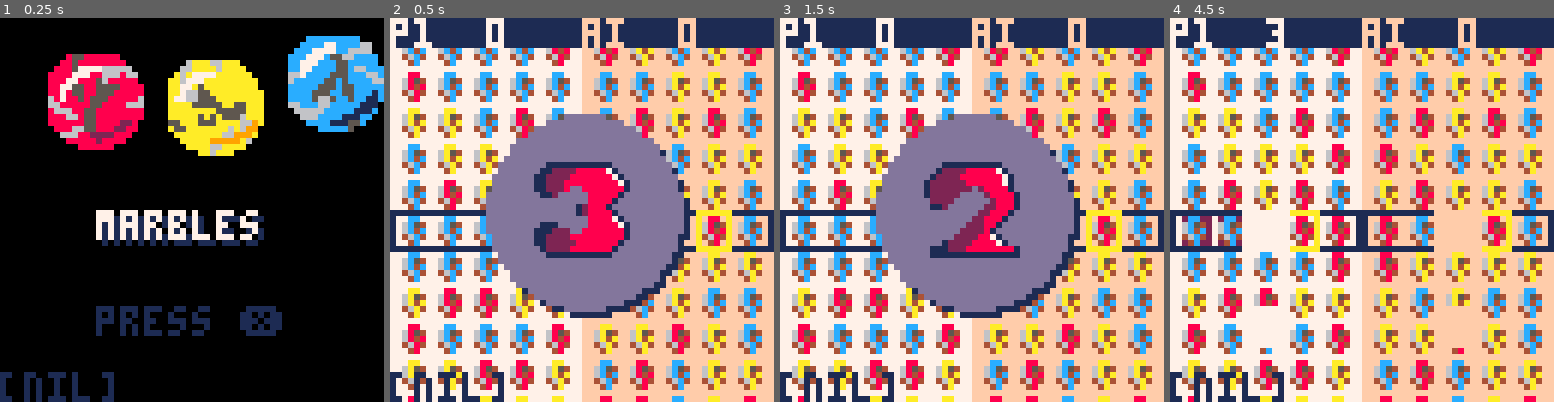
Above: before the commit, frames 1-4 (left to right).
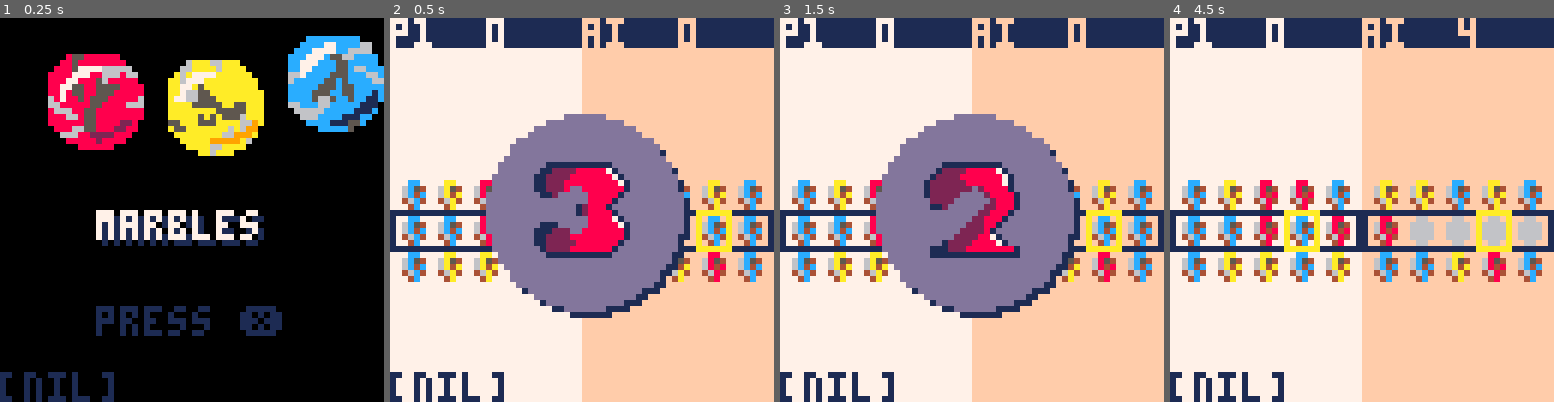
Above: after the commit, the same moments.

Repository: eguneys/pico8-jam
Game: PICO-8 cartridge marbles2.p8
The game is run twice, just before and just after one commit, with the same random seed, the same clock (stepped at 60 frames per second) and the same inputs.
Inputs:
- Up to frame 1 (0.25 s): no input
- Up to frame 2 (0.5 s): tap X (X key) at 0.33 s
- Up to frame 3 (1.5 s): tap X (X key) at 1.07 s
- Up to frame 4 (4.5 s): hold Right 1.6-2.1 s; tap X (X key) at 1.85, 2.97, 4.08 s; hold Up 2.15-2.42 s; hold Right 2.47-3.03 s; hold Left 3.08-3.58 s; hold Down 3.63-3.97 s; hold Right from 4.02 s (still down)

Frame 1 is identical in both runs. In frame 2, 24% of the frame differs, in the area x 3-97%, y 7-100%; in frame 3, 24%; in frame 4, 30%, in the area x 3-97%, y 0-100%.

Commit message:
lose animation

Diff:
--- a/marbles2.p8
+++ b/marbles2.p8
@@ -119,8 +119,8 @@
    side_player.score=0
    side_ai.score = 0
 
-   side_player.game = init_game_data(5)
-   side_ai.game = init_game_data(5)
+   side_player.game = init_game_data(1)
+   side_ai.game = init_game_data(1)
 
    scene_intro_data = {
       t = 0
@@ -391,10 +391,6 @@
       shift_animy = game.shift_delay/10
    end
 
-   if stack.lose_delay > 0 then
-      rectfill(mx + 1, my + 1, mx + 5, my + 5, 2)
-   end
-
    if stack.fall_delay > 0 then
       fally = (1.0-stack.fall_delay/10) * 6
       fall_animy = stack.fall_delay/10
@@ -407,7 +403,11 @@
 
    my += movey
 
-   if stack.fall_delay == 0 then
+   if stack.lose_delay > 0 then
+
+      draw_losing_marble(stack.center, mx + 1, my + 1, stack.lose_delay/10)
+
+   elseif stack.fall_delay == 0 then
 
       if shift_animy != 0 then
          stack.center.s = (stack.center.s + 0.07) % 1
@@ -479,6 +479,10 @@
 
       draw_marble(stack.rm, mx + 1, my + 1, 0)
    end
+end
+
+function draw_losing_marble(marble, x, y, delay)
+   sspr(8 * 5 + flr((1.0-delay) * 4) * 4, 5 * marble.c, 4, 5, x, y)
 end
 
 function draw_marble(marble, x, y, animy)
@@ -939,21 +943,21 @@
 end
 
 __gfx__
-00000000088006660880000000000000000000000000000000000000000000000000000000000000000000000000000000000000000000000000000000000000
-00000000685446888586000000000000000000000000000000000000000000000000000000000000000000000000000000000000000000000000000000000000
-00700700684888884486000000000000000000000000000000000000000000000000000000000000000000000000000000000000000000000000000000000000
-00077000468484548888000000000000000000000000000000000000000000000000000000000000000000000000000000000000000000000000000000000000
-00077000048064400880000000000000000000000000000000000000000000000000000000000000000000000000000000000000000000000000000000000000
-007007000aa006660aa0000000000000000000000000000000000000000000000000000000000000000000000000000000000000000000000000000000000000
-000000006a5446aaa5a6000000000000000000000000000000000000000000000000000000000000000000000000000000000000000000000000000000000000
-000000006a4aaaaa44a6000000000000000000000000000000000000000000000000000000000000000000000000000000000000000000000000000000000000
-0000000046a4a454aaaa000000000000000000000000000000000000000000000000000000000000000000000000000000000000000000000000000000000000
-0000000004a064400aa0000000000000000000000000000000000000000000000000000000000000000000000000000000000000000000000000000000000000
-000000000cc006660cc0000000000000000000000000000000000000000000000000000000000000000000000000000000000000000000000000000000000000
-000000006c5446ccc5c6000000000000000000000000000000000000000000000000000000000000000000000000000000000000000000000000000000000000
-000000006c4ccccc44c6000000000000000000000000000000000000000000000000000000000000000000000000000000000000000000000000000000000000
-0000000046c4c454cccc000000000000000000000000000000000000000000000000000000000000000000000000000000000000000000000000000000000000
-0000000004c064400cc0000000000000000000000000000000000000000000000000000000000000000000000000000000000000000000000000000000000000
+00000000088006660880000000000000000000000660088008800000000000000000000000000000000000000000000000000000000000000000000000000000
+00000000685446888586000000000000000000006666685485000000000000000000000000000000000000000000000000000000000000000000000000000000
+00700700684888884486000000000000000000006666600800000880000000000000000000000000000000000000000000000000000000000000000000000000
+00077000468484548888000000000000000000006666468460080000000000000000000000000000000000000000000000000000000000000000000000000000
+0007700004806440088000000000000000000000066004a0004a0040000000000000000000000000000000000000000000000000000000000000000000000000
+007007000aa006660aa00000000000000000000006600aa00aa00000000000000000000000000000000000000000000000000000000000000000000000000000
+000000006a5446aaa5a60000000000000000000066666a54a5000000000000000000000000000000000000000000000000000000000000000000000000000000
+000000006a4aaaaa44a6000000000000000000006666600a00000aa0000000000000000000000000000000000000000000000000000000000000000000000000
+0000000046a4a454aaaa00000000000000000000666646a4600a0000000000000000000000000000000000000000000000000000000000000000000000000000
+0000000004a064400aa000000000000000000000066004a0004a0040000000000000000000000000000000000000000000000000000000000000000000000000
+000000000cc006660cc00000000000000000000006600cc00cc00000000000000000000000000000000000000000000000000000000000000000000000000000
+000000006c5446ccc5c60000000000000000000066666c54c5000000000000000000000000000000000000000000000000000000000000000000000000000000
+000000006c4ccccc44c6000000000000000000006666600c00000cc0000000000000000000000000000000000000000000000000000000000000000000000000
+0000000046c4c454cccc00000000000000000000666646c4600c0000000000000000000000000000000000000000000000000000000000000000000000000000
+0000000004c064400cc000000000000000000000066004c0004c0040000000000000000000000000000000000000000000000000000000000000000000000000
 00000000000000000000000000000000000000000000000000000000000000000000000000000000000000000000000000000000000000000000000000000000
 00000000000000000000000000000000000000000000000000000000000000000000000000000000000000000000000000000000000000000000000000000000
 00000000000000000000000000000000000000000000000000000000000000000000000000000000000000000000000000000000000000000000000000000000
